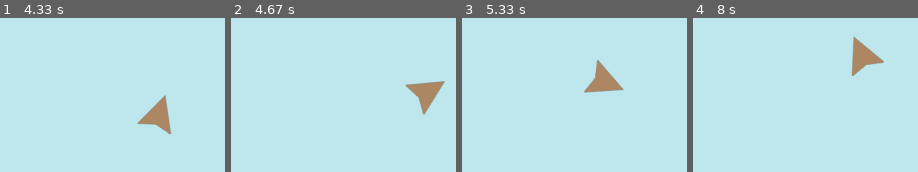
Above: before the commit, frames 1-4 (left to right).
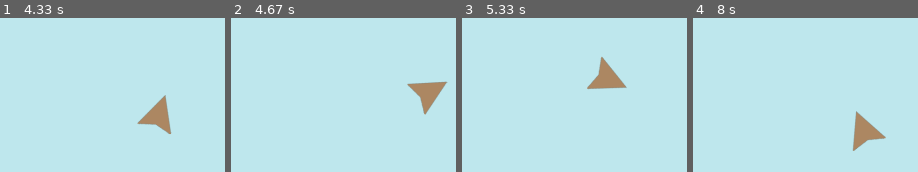
Above: after the commit, the same moments.

Repository: Cesanh/Projet-pygame
Game: pygame game, started from main.py
Two runs of this game, one before a commit and one after it. Both use one fixed random seed, a clock stepped at 60 frames per second and the inputs below.
Inputs (mouse positions are in pixels of both pictures, inside the frame that each line leads up to):
- Up to frame 1 (4.33 s): tap Z at 0.33, 0.73, 1.03, 1.23, 1.53, 1.73, 2.07, 2.37, 2.73, 3.13, 3.43, 3.63, 3.93, 4.13 s; hold D 0.67-1.13 s; move the mouse to (94, 107) at 0.7 s; hold D 1.17-1.63 s; move the mouse to (outside the picture) at 1.2 s; hold S 1.67-1.97 s; move the mouse to (outside the picture) at 1.7 s; hold D 2-2.63 s; move the mouse to (outside the picture) at 2.03 s; hold S 2.67-3.03 s; move the mouse to (outside the picture) at 2.7 s; hold D 3.07-3.53 s; move the mouse to (outside the picture) at 3.1 s; hold D 3.57-4.03 s; move the mouse to (outside the picture) at 3.6 s; hold S from 4.07 s (still down); move the mouse to (outside the picture) at 4.1 s
- Up to frame 2 (4.67 s): release S at 4.37 s; hold D from 4.4 s (still down); move the mouse to (outside the picture) at 4.43 s; tap Z at 4.47 s
- Up to frame 3 (5.33 s): tap Z at 4.77, 5.13 s; release D at 5.03 s; hold S from 5.07 s (still down); move the mouse to (outside the picture) at 5.1 s
- Up to frame 4 (8 s): release S at 5.43 s; hold D 5.47-5.93 s; move the mouse to (outside the picture) at 5.5 s; tap Z at 5.53, 5.83, 6.03, 6.33, 6.53, 6.87, 7.17, 7.53, 7.93 s; hold D 5.97-6.43 s; move the mouse to (outside the picture) at 6 s; hold S 6.47-6.77 s; move the mouse to (693, 56) at 6.5 s; hold D 6.8-7.43 s; move the mouse to (outside the picture) at 6.83 s; hold S 7.47-7.83 s; move the mouse to (outside the picture) at 7.5 s; hold D from 7.87 s (still down); move the mouse to (outside the picture) at 7.9 s

Frame 1 is identical in both runs. In frame 2, 0.6% of the frame differs, in the area x 77-97%, y 40-63%; in frame 3, 1.2%; in frame 4, 3.5%, in the area x 70-86%, y 12-87%.

Commit message:
Update main.py

Diff:
--- a/main.py
+++ b/main.py
@@ -34,25 +34,25 @@
 
             if self.angle > 0 and angle_cursor > 0:
                 if self.angle > angle_cursor:
-                    self.angle -= 0.05
-                else:
-                    self.angle += 0.05
+                    self.move_angle(-0.05, self.angle - angle_cursor)
+                else:
+                    self.move_angle(0.05, angle_cursor - self.angle)
             elif self.angle < 0 and angle_cursor < 0:
                 if self.angle < angle_cursor:
-                    self.angle += 0.05
-                else:
-                    self.angle -= 0.05
+                    self.move_angle(0.05, angle_cursor - self.angle)
+                else:
+                    self.move_angle(-0.05, self.angle - angle_cursor)
             else:
                 if self.angle > 0:
                     if self.angle - angle_cursor > pi:
-                        self.angle += 0.05
+                        self.move_angle(0.05, pi - self.angle + pi + angle_cursor)
                     else:
-                        self.angle -= 0.05
+                        self.move_angle(-0.05, self.angle - angle_cursor)
                 else:
                     if angle_cursor - self.angle > pi:
-                        self.angle -= 0.05
+                        self.move_angle(-0.05, pi + self.angle + pi - angle_cursor)
                     else:
-                        self.angle += 0.05
+                        self.move_angle(0.05, angle_cursor - self.angle)
 
             if self.angle > pi:
                 self.angle = self.angle - 2 * pi
@@ -88,8 +88,6 @@
         global camera_x
         global camera_y
 
-        self.image = pygame.transform.rotozoom(self.image_const, degrees(-self.angle - pi / 2), 1)
-
         if self.speed_x > 0.1:
             self.speed_x -= 0.1
         elif self.speed_x < -0.1:
@@ -106,20 +104,24 @@
 
         if self.rect.right > 2460 + camera_x and self.speed_x > 0:
             self.speed_x = 0
-            self.rect.right = 2460 + camera_x
         elif self.rect.left < -540 + camera_x and self.speed_x < 0:
             self.speed_x = 0
-            self.rect.left = -540 + camera_x
 
         if self.rect.bottom > 2040 + camera_y and self.speed_y > 0:
             self.speed_y = 0
-            self.rect.bottom = 2040 + camera_y
         elif self.rect.top < -960 + camera_y and self.speed_y < 0:
             self.speed_y = 0
-            self.rect.top = -960 + camera_y
 
         self.rect.x += self.speed_x + camera_x_speed
         self.rect.y += self.speed_y + camera_y_speed
+
+        self.image = pygame.transform.rotozoom(self.image_const, degrees(-self.angle - pi / 2), 1)
+
+    def move_angle(self, angle, difference):
+        if difference >= 0.05:
+            self.angle += angle
+        else:
+            self.angle += difference * angle / 0.05
 
     def camera(self):
         global camera_x_speed
@@ -153,10 +155,46 @@
         else:
             camera_y_speed = 0
 
+    def shoot(self):
+        missile.add(Missile(10, 0, 0, self.rect.center, self.angle))
+
+    def update(self, shoot):
+        if shoot:
+            self.shoot()
+        else:
+            self.input()
+            self.move()
+            self.camera()
+
+
+class Missile(pygame.sprite.Sprite):
+    def __init__(self, speed, damage, image_index, pos, angle):
+        super().__init__()
+        self.speed_x = speed * cos(angle)
+        self.speed_y = speed * sin(angle)
+        self.damage = damage
+        image_0 = pygame.image.load('graphics/missile.png')
+        images = [image_0]
+        self.image = images[image_index]
+        self.rect = self.image.get_rect(center=pos)
+        self.image = pygame.transform.rotozoom(self.image, degrees(-angle - pi / 2), 0.25)
+
+    def move(self):
+        self.rect.x += self.speed_x
+        self.rect.y += self.speed_y
+
+        if self.rect.right > 2560 + camera_x:
+            self.kill()
+        elif self.rect.left < -640 + camera_x:
+            self.kill()
+
+        if self.rect.bottom > 2140 + camera_y:
+            self.kill()
+        elif self.rect.top < -1060 + camera_y:
+            self.kill()
+
     def update(self):
-        self.input()
         self.move()
-        self.camera()
 
 
 pygame.init()
@@ -183,6 +221,8 @@
 player = pygame.sprite.GroupSingle()
 player.add(Player())
 
+missile = pygame.sprite.Group()
+
 while True:
     for event in pygame.event.get():
         if event.type == pygame.QUIT:
@@ -194,11 +234,20 @@
                 pygame.quit()
                 exit()
 
+        if event.type == pygame.MOUSEBUTTONDOWN:
+            mouse_click = pygame.mouse.get_pressed()
+
+            if mouse_click[0]:
+                player.update(True)
+
     camera_x += camera_x_speed
     camera_y += camera_y_speed
 
     screen.fill((192, 233, 239))
-    player.update()
+
+    missile.update()
+    missile.draw(screen)
+    player.update(False)
     player.draw(screen)
 
     screen.blit(left_wall, (-1808 + camera_x, -1892 + camera_y))
